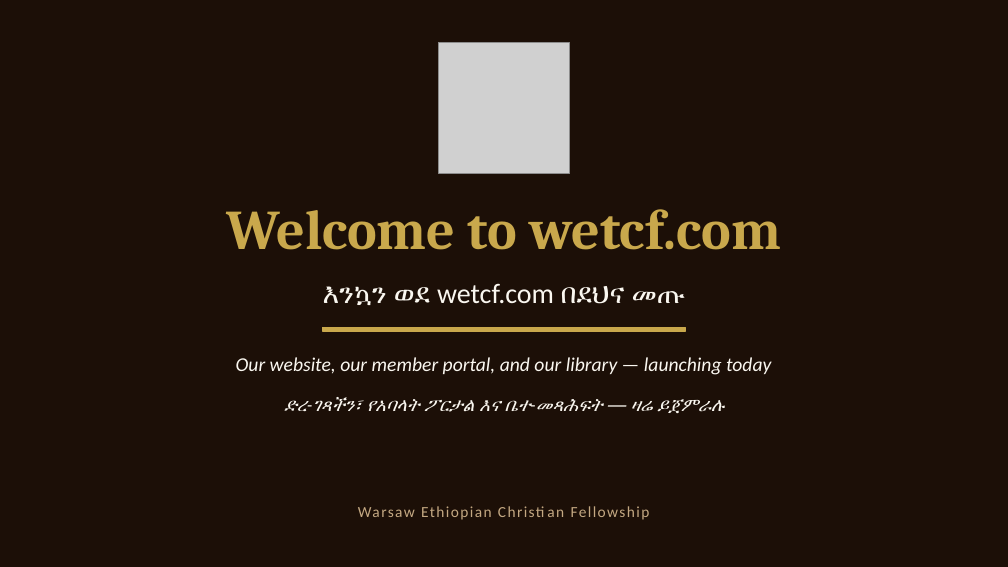
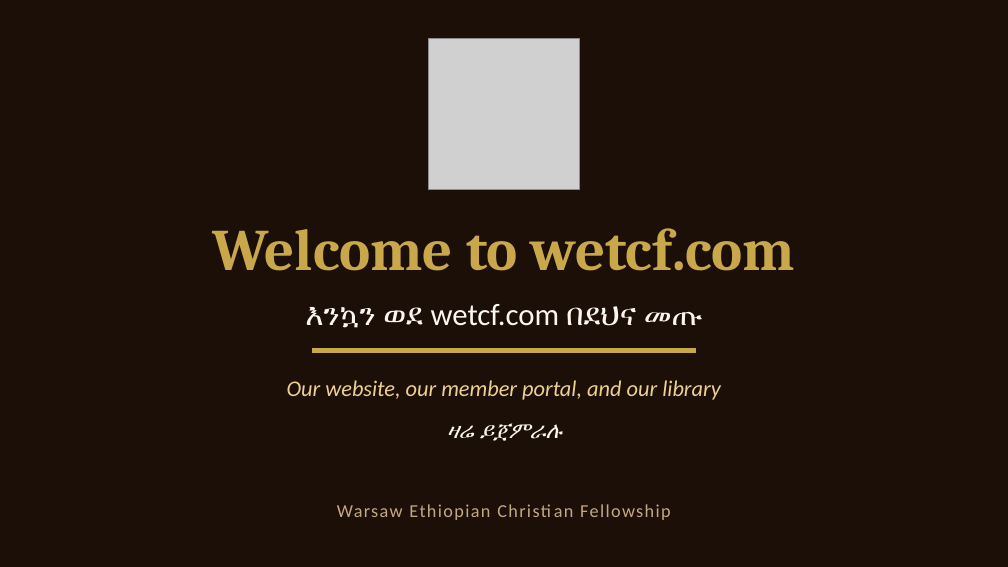
Before and after one commit to amenbekele1/Christian-Fellowship-Website, a slide deck: slide 1 of presentation/WETCF_Launch_Presentation.pptx. Drawn at 1008x567 pixels with LibreOffice and Linux fonts; fonts in the diff are those of the drawing; grey boxes stand for pictures. Boxes give left, top, right and bottom in pixels: in the first picture for what was removed or moved away, otherwise in the second. Text is boxed around its words. In the diff, an @@ line names an element or a change of style, - is before the commit and + after.

```diff
--- a/presentation/WETCF_Launch_Presentation.pptx
+++ b/presentation/WETCF_Launch_Presentation.pptx
@@ picture: place and size @@
-picture at (438,42,570,173)
+picture at (428,38,580,190)
@@ text "Welcome to wetcf.com": place and size @@
-text "Welcome to wetcf.com" at (227,209,781,250)
+text "Welcome to wetcf.com" at (213,228,796,271)
@@ text "Welcome to wetcf.com" at (213,228,796,271): size 40 to 42 pt @@
@@ text "እንኳን ወደ wetcf.com በደህና መጡ": place and size @@
-text "እንኳን ወደ wetcf.com በደህና መጡ" at (323,283,686,305)
+text "እንኳን ወደ wetcf.com በደህና መጡ" at (305,304,703,328)
@@ text "እንኳን ወደ wetcf.com በደህና መጡ" at (305,304,703,328): size 20 to 22 pt @@
@@ rectangle: place and size @@
-rectangle at (323,328,685,332)
+rectangle at (312,349,696,353)
@@ text at (287,380,721,400): text changed; size 14 to 16 pt; text colour #FAF7F0 to #EDD090 @@
-Our website, our member portal, and our library — launching today
+Our website, our member portal, and our library
@@ text at (446,423,562,441): text changed; size 13 to 16 pt @@
-ድረ-ገጻችን፣ የአባላት ፖርታል እና ቤተ-መጻሕፍት — ዛሬ ይጀምራሉ
+ዛሬ ይጀምራሉ
@@ text "Warsaw Ethiopian Christian Fellowship" at (337,504,670,520): size 11 to 13 pt @@
```
Also in this commit, not shown: 13 other slides changed, 1 other file.
